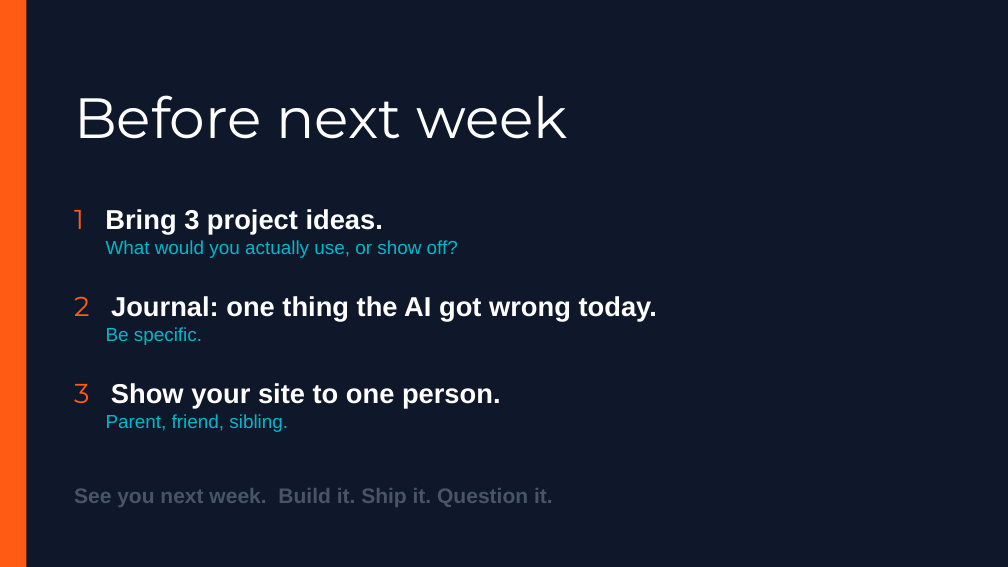
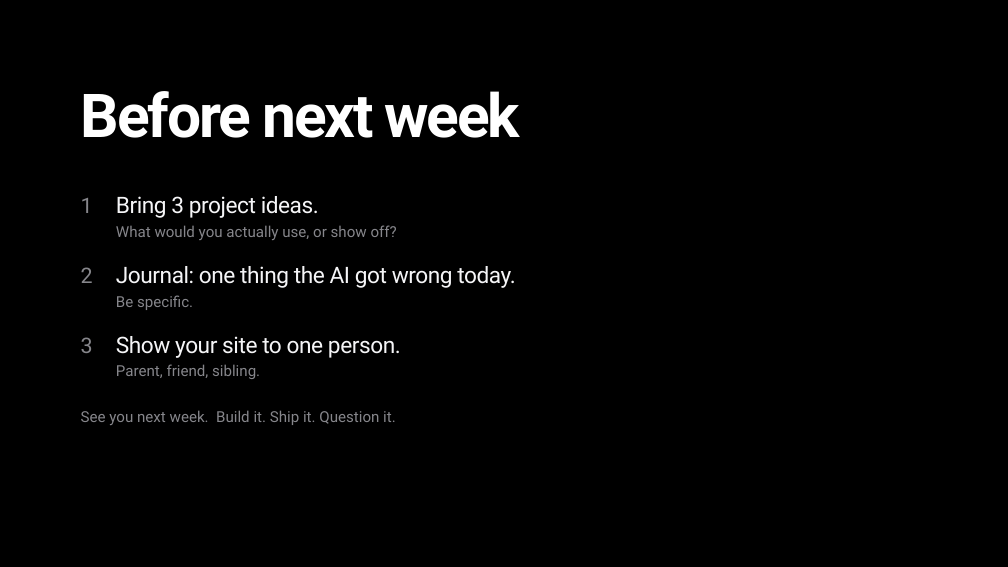
Before and after one commit to siddharthsivaramancode/ai-workshop, a slide deck: slide 22 of slideshows/session-01-kickoff.pptx. Drawn at 1008x567 pixels with LibreOffice and Linux fonts; fonts in the diff are those of the drawing. Boxes give left, top, right and bottom in pixels: in the first picture for what was removed or moved away, otherwise in the second. Text is boxed around its words. In the diff, an @@ line names an element or a change of style, - is before the commit and + after.

```diff
--- a/slideshows/session-01-kickoff.pptx
+++ b/slideshows/session-01-kickoff.pptx
@@ background #0F172A to #000000 @@
@@ rectangle removed at (0,0,26,567) @@
@@ text "Before next week": place and size @@
-text "Before next week" at (74,95,568,139)
+text "Before next week" at (81,91,521,138)
@@ text "Before next week" at (81,91,521,138): size 54 to 57.6 pt, font Montserrat to Roboto, text colour #FFFFFF to gradient #FFFFFF to #A1A1A6, letter spacing 0 to -2 pt, bold on; line spacing 1 to 0.79 @@
@@ text "1 Bring 3 project ideas.": place and size @@
-text "1 Bring 3 project ideas." at (74,209,458,258)
+text "1 Bring 3 project ideas." at (81,196,397,240)
@@ text "1 Bring 3 project ideas." at (81,196,397,240): size 26 to 20.4 pt, font Montserrat to Roboto, text colour #FF5B14 to #86868B in "1"; size 26 to 21.6 pt, text colour #FFFFFF to #F5F5F7, bold off in "Bring 3 project ideas."; font Arial to Roboto; letter spacing 0 to -0.4 pt in "1 Bring 3 project ideas."; size 18 to 14.4 pt, text colour #00B8C9 to #86868B in "What would you actually use, or show ..."; indent changed; line spacing 1 to 0.9; line spacing 1 to 1.05; more space between paragraphs @@
@@ text "2 Journal: one thing the ...": place and size @@
-text "2 Journal: one thing the ..." at (74,296,657,345)
+text "2 Journal: one thing the ..." at (81,266,515,310)
@@ text "2 Journal: one thing the ..." at (81,266,515,310): size 26 to 20.4 pt, font Montserrat to Roboto, text colour #FF5B14 to #86868B in "2"; size 26 to 21.6 pt, text colour #FFFFFF to #F5F5F7, bold off in "Journal: one thing the AI got wrong ..."; font Arial to Roboto; letter spacing 0 to -0.4 pt in "2 Journal: one thing the AI got ..."; size 18 to 14.4 pt, text colour #00B8C9 to #86868B in "Be specific."; indent changed; line spacing 1 to 0.9; line spacing 1 to 1.05; more space between paragraphs @@
@@ text "3 Show your site to ...": place and size @@
-text "3 Show your site to ..." at (74,383,501,432)
+text "3 Show your site to ..." at (81,336,401,379)
@@ text "3 Show your site to ..." at (81,336,401,379): size 26 to 20.4 pt, font Montserrat to Roboto, text colour #FF5B14 to #86868B in "3"; size 26 to 21.6 pt, text colour #FFFFFF to #F5F5F7, bold off in "Show your site to one person."; font Arial to Roboto; letter spacing 0 to -0.4 pt in "3 Show your site to one person."; size 18 to 14.4 pt, text colour #00B8C9 to #86868B in "Parent, friend, sibling."; indent changed; line spacing 1 to 0.9; line spacing 1 to 1.05; more space between paragraphs @@
@@ text "See you next week. Build ...": place and size @@
-text "See you next week. Build ..." at (74,488,553,507)
+text "See you next week. Build ..." at (81,410,396,425)
@@ text "See you next week. Build ..." at (81,410,396,425): size 20 to 14.4 pt, font Arial to Roboto, text colour #475569 to #86868B, bold off; line spacing 1 to 0.98 @@
```
Also in this commit, not shown: 21 other slides changed, 1 other file.
